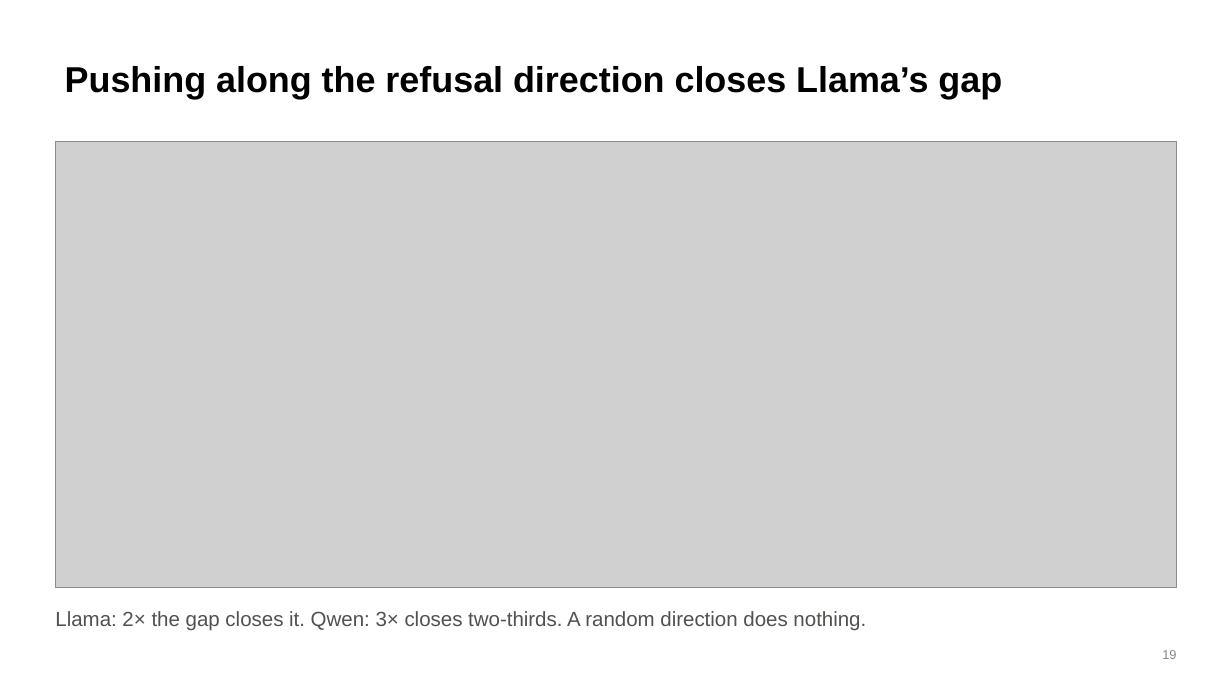
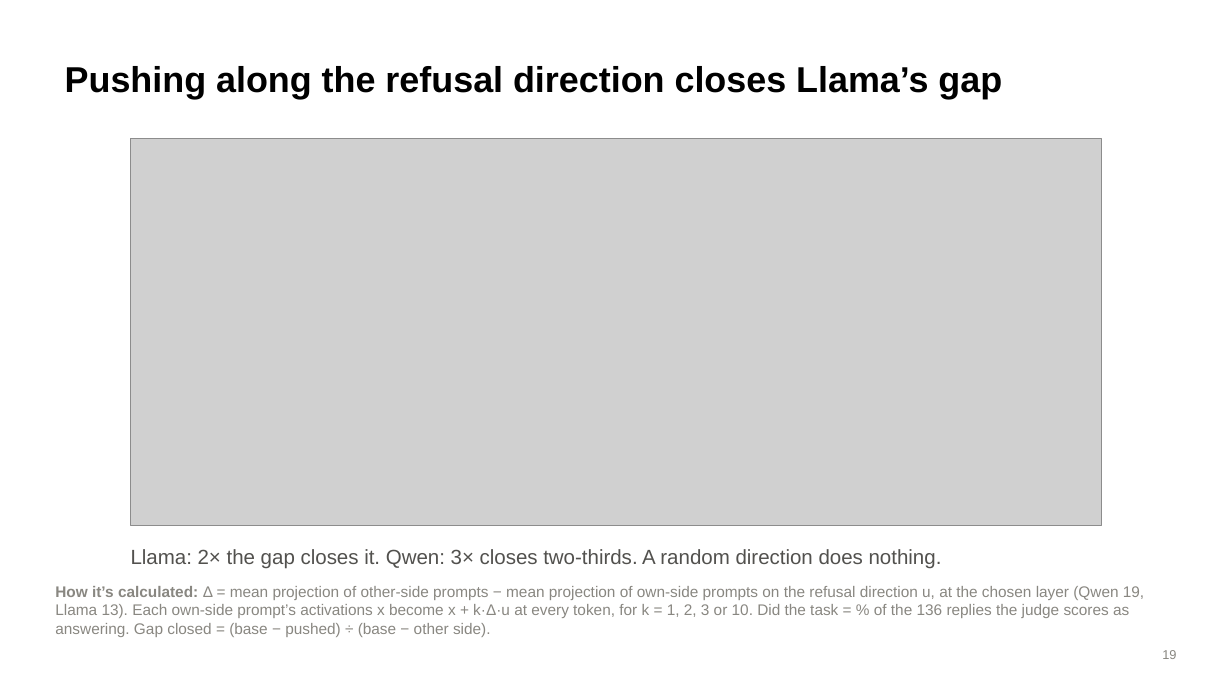
Before and after one commit to brow4623/ai-safety-democracy, a slide deck: slide 19 of slides/refusal-geometry-slides.pptx. Drawn at 1232x693 pixels with LibreOffice and Linux fonts; fonts in the diff are those of the drawing; grey boxes stand for pictures. Boxes give left, top, right and bottom in pixels: in the first picture for what was removed or moved away, otherwise in the second. Text is boxed around its words. In the diff, an @@ line names an element or a change of style, - is before the commit and + after.

```diff
--- a/slides/refusal-geometry-slides.pptx
+++ b/slides/refusal-geometry-slides.pptx
@@ picture: place and size @@
-picture at (55, 141, 1177, 588)
+picture at (130, 139, 1102, 525)
@@ text "Llama: 2× the gap closes ...": place and size @@
-text "Llama: 2× the gap closes ..." at (55, 611, 866, 631)
+text "Llama: 2× the gap closes ..." at (131, 549, 942, 569)
@@ text added at (55, 586, 1144, 637), 12 pt, text #898781 @@
+How it’s calculated: Δ = mean projection of other-side prompts − mean projection of own-side prompts on the refusal direction u, at the chosen layer (Qwen 19, Llama 13). Each own-side prompt’s activations x become x + k·Δ·u at every token, for k = 1, 2, 3 or 10. Did the task = % of the 136 replies the judge scores as answering. Gap closed = (base − pushed) ÷ (base − other side).
```
Also in this commit, not shown: 1 other slide changed, 1 slide added.
